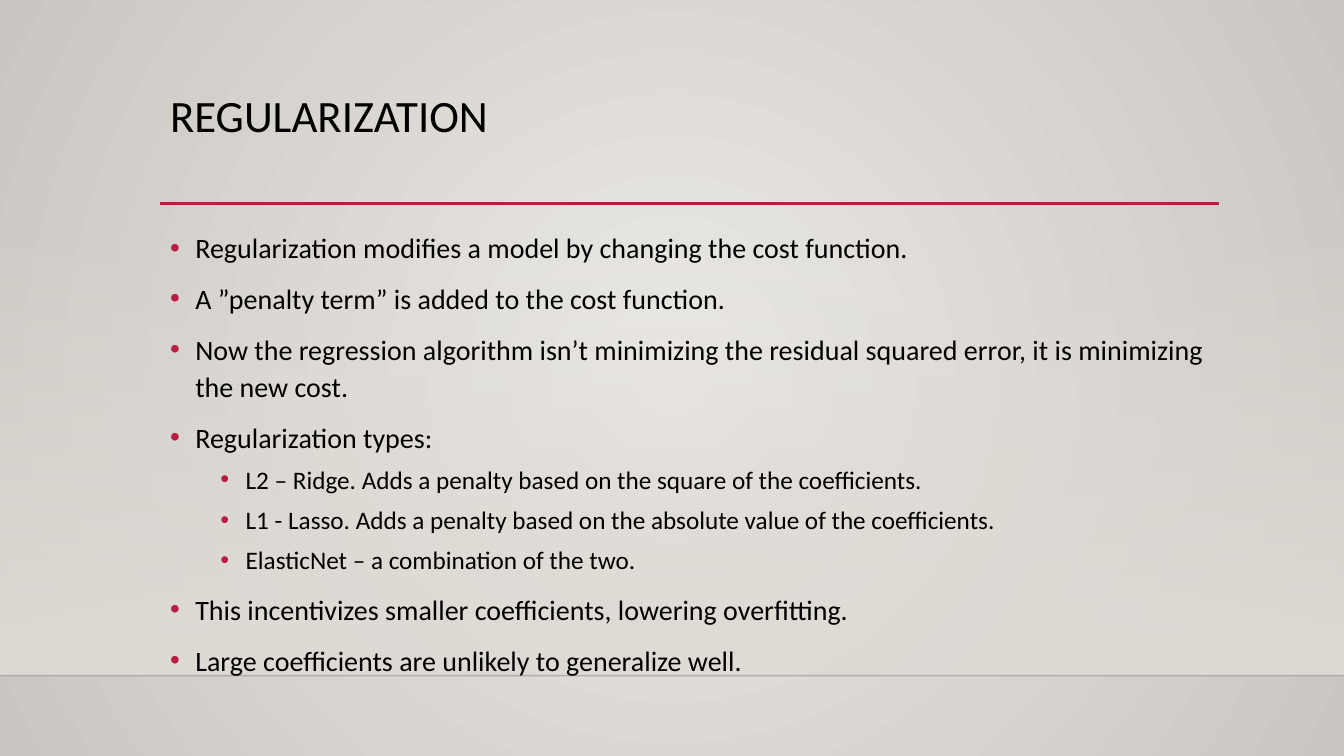
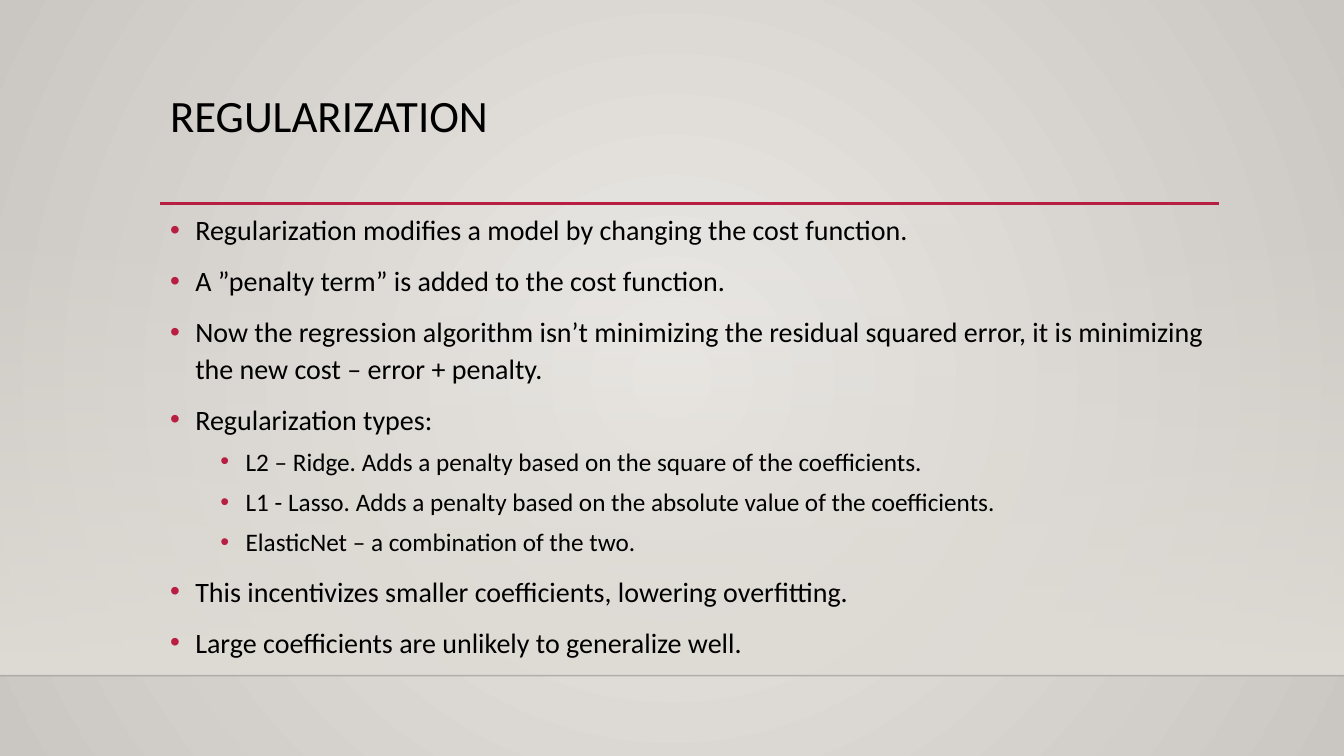
Before and after one commit to glennybarnes/Intro_to_Machine_Learning_Students, a slide deck: slide 30 of reference_content/Slides/007_Basis_and_Regularization.pptx (slide 14 before the commit). Drawn at 1344x756 pixels with LibreOffice and Linux fonts; fonts in the diff are those of the drawing; background and template pictures are left out. Boxes give left, top, right and bottom in pixels: in the first picture for what was removed or moved away, otherwise in the second. Text is boxed around its words. In the diff, an @@ line names an element or a change of style, - is before the commit and + after.

```diff
--- a/reference_content/Slides/007_Basis_and_Regularization.pptx
+++ b/reference_content/Slides/007_Basis_and_Regularization.pptx
@@ text "Regularization modifies a model by ...": place and size @@
-text "Regularization modifies a model by ..." at (195, 238, 1202, 676)
+text "Regularization modifies a model by ..." at (195, 220, 1202, 658)
@@ text at (195, 322, 1202, 384): text changed @@
-• Now the regression algorithm isn’t minimizing the residual squared error, it is minimizing the new cost.
+• Now the regression algorithm isn’t minimizing the residual squared error, it is minimizing the new cost – error + penalty.
```
Also in this commit, not shown: 4 other slides changed, 19 slides added, 8 other files.
